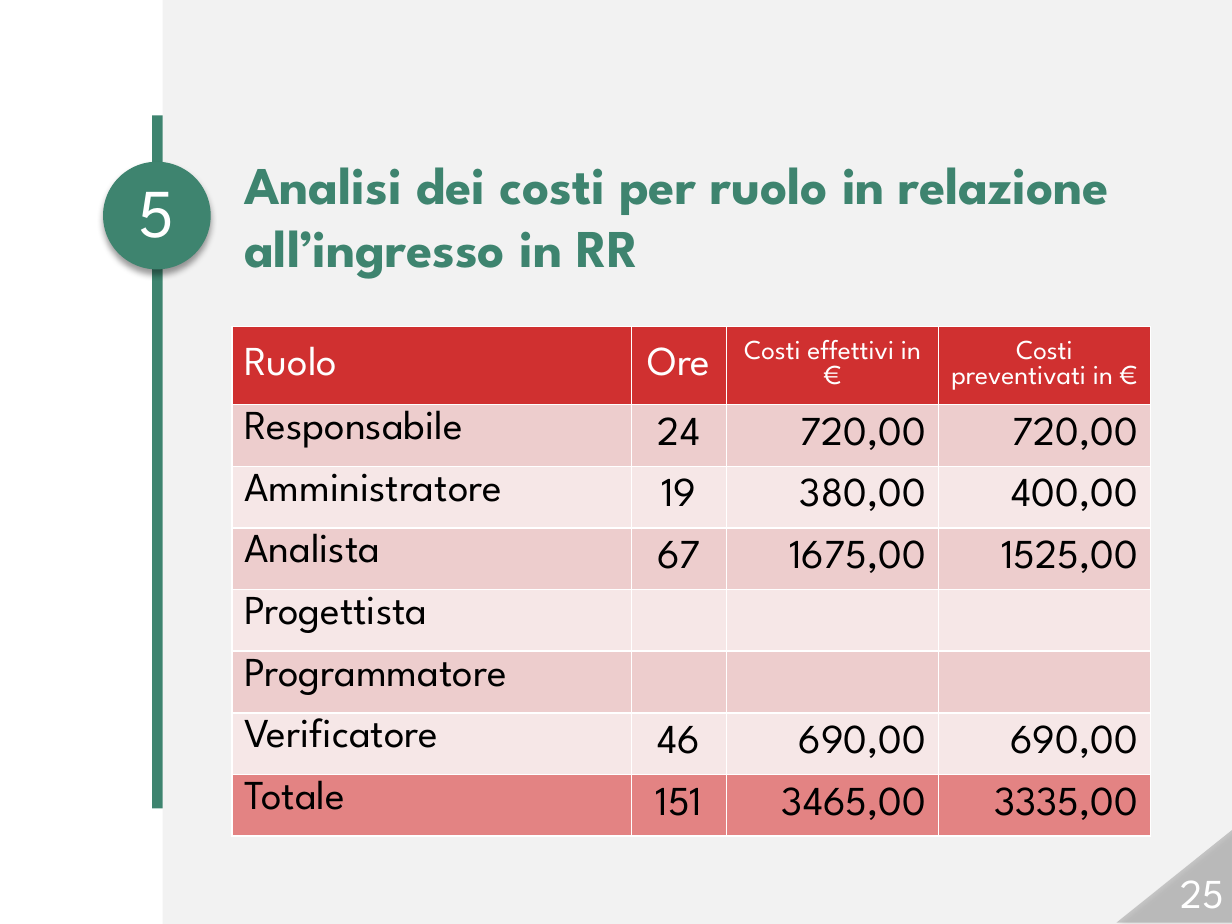
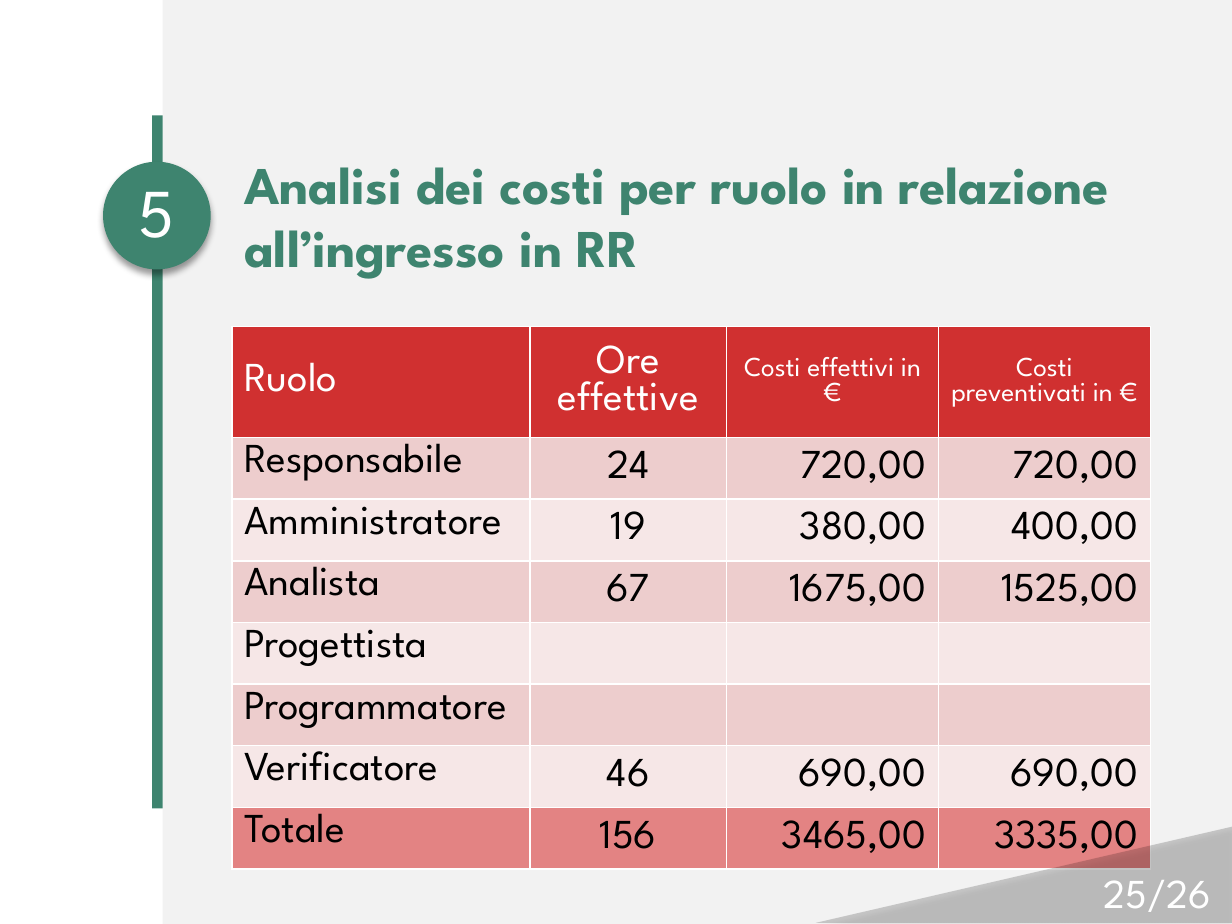
Before and after one commit to Italiaracerx/progettoSWE, a slide deck: slide 25 of Presentazione/Presentazione 26-01-2018.pptx. Drawn at 1232x924 pixels with LibreOffice and Linux fonts; fonts in the diff are those of the drawing; background and template pictures are left out. Boxes give left, top, right and bottom in pixels: in the first picture for what was removed or moved away, otherwise in the second. Text is boxed around its words. In the diff, an @@ line names an element or a change of style, - is before the commit and + after.

```diff
--- a/Presentazione/Presentazione 26-01-2018.pptx
+++ b/Presentazione/Presentazione 26-01-2018.pptx
@@ table at box(232, 326, 1151, 864) @@
-row 1, column 2: Ore
+row 1, column 2: Ore effettive
-row 8, column 2: 151
+row 8, column 2: 156
@@ triangle: place and size @@
-triangle at box(1116, 828, 1232, 923)
+triangle at box(816, 827, 1232, 923)
@@ page number at box(1103, 867, 1211, 912): text changed @@
-25
+25/26
```
Also in this commit, not shown: 25 other slides changed.
